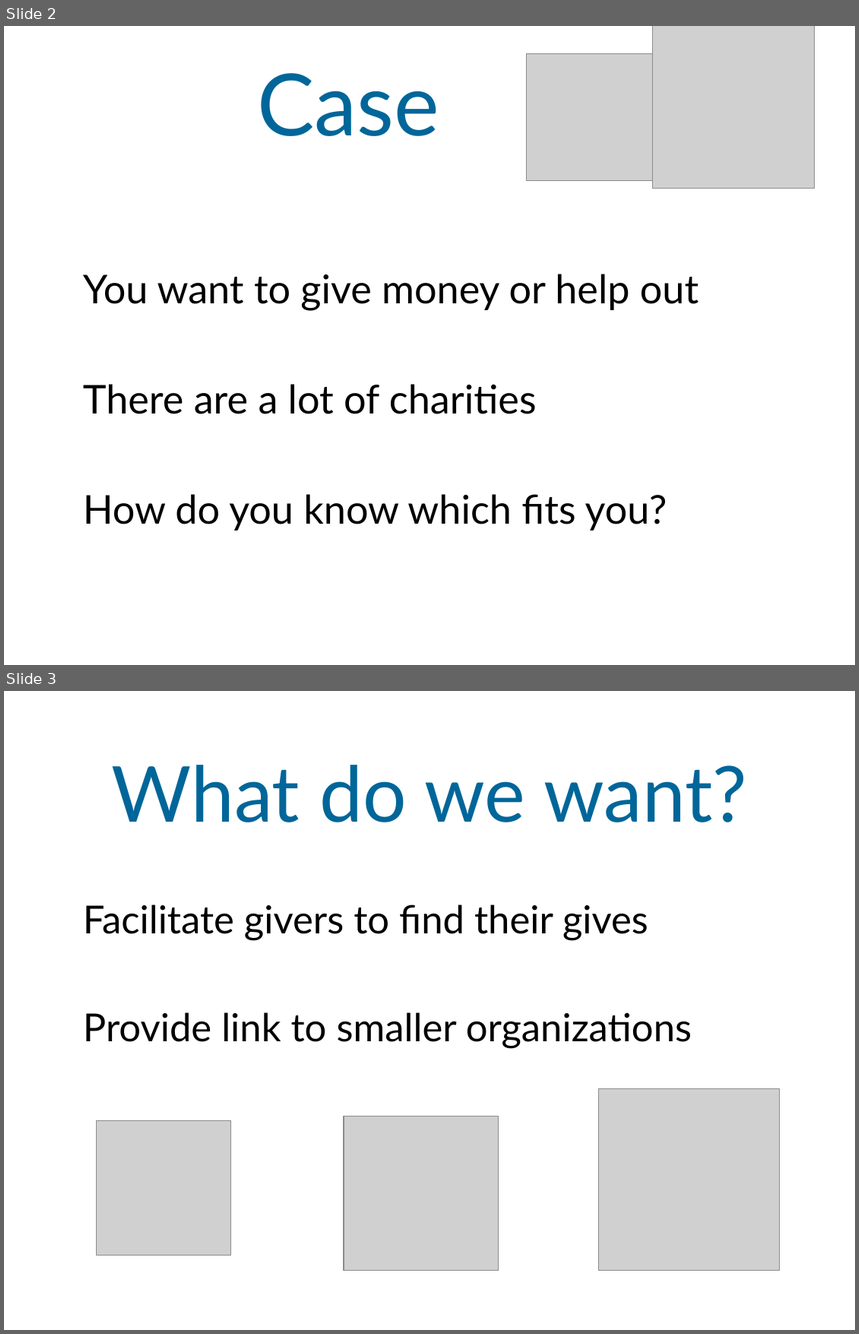
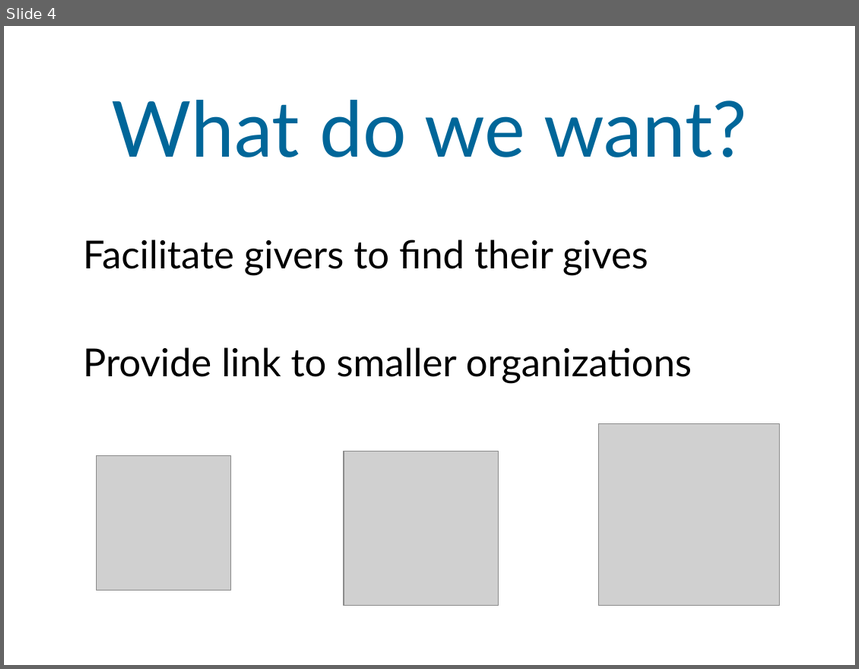
Before and after one commit to Johan37/OpenHack, a slide deck: documents/presentation.odp. Shown one above the other, each under a label of ours: slides 2 and 3 before the commit, slide 4 after it. The pictures are 859x1334 and 859x669 pixels, drawn with LibreOffice and Linux fonts; fonts in the diff are those of the drawing; grey boxes stand for pictures. Boxes give left, top, right and bottom in pixels: in the first picture for what was removed or moved away, otherwise in the second. Text is boxed around its words. In the diff, an @@ line names an element or a change of style, - is before the commit and + after.

```diff
--- a/documents/presentation.odp
+++ b/documents/presentation.odp
@@ slide 2 removed at <box>4,26,855,665</box>, background #FFFFFF @@
@@ picture removed at <box>653,26,815,188</box> @@
@@ picture removed at <box>526,54,653,180</box> @@
@@ title removed at <box>257,73,439,136</box> @@
-Case
@@ text removed at <box>83,274,699,531</box> @@
-You want to give money or help out
-There are a lot of charities
-How do you know which fits you?
@@ what was slide 3 is now slide 4 @@
```
Also in this commit, not shown: 1 slide changed, 2 slides added, 1 other file.
